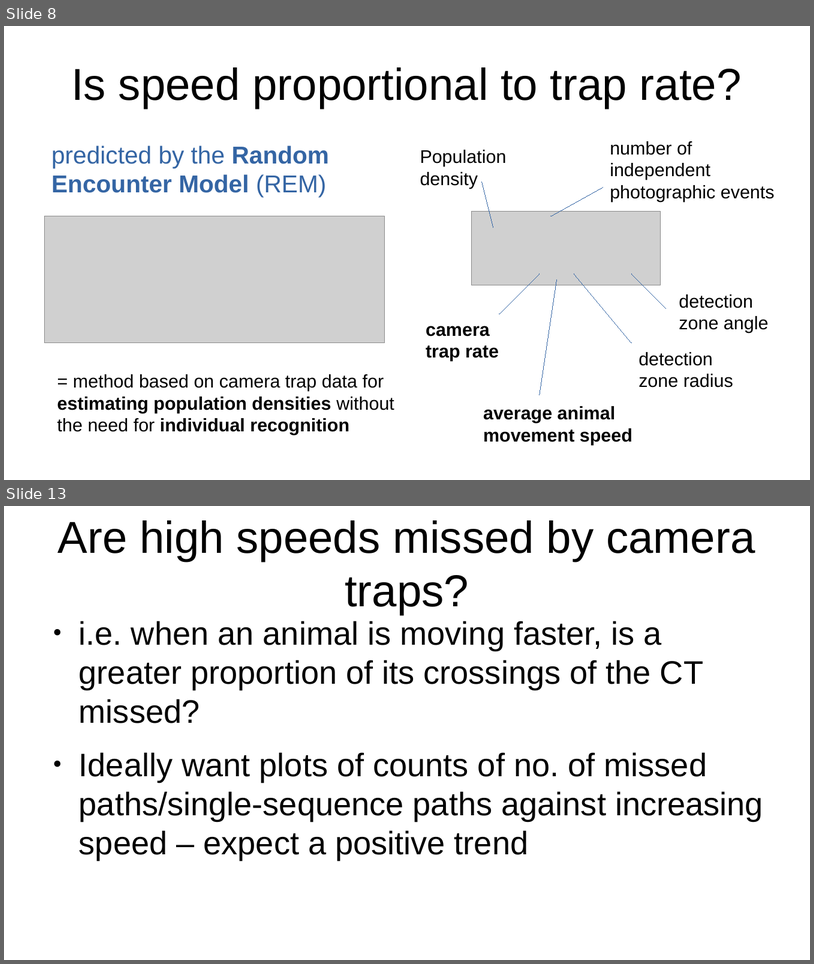
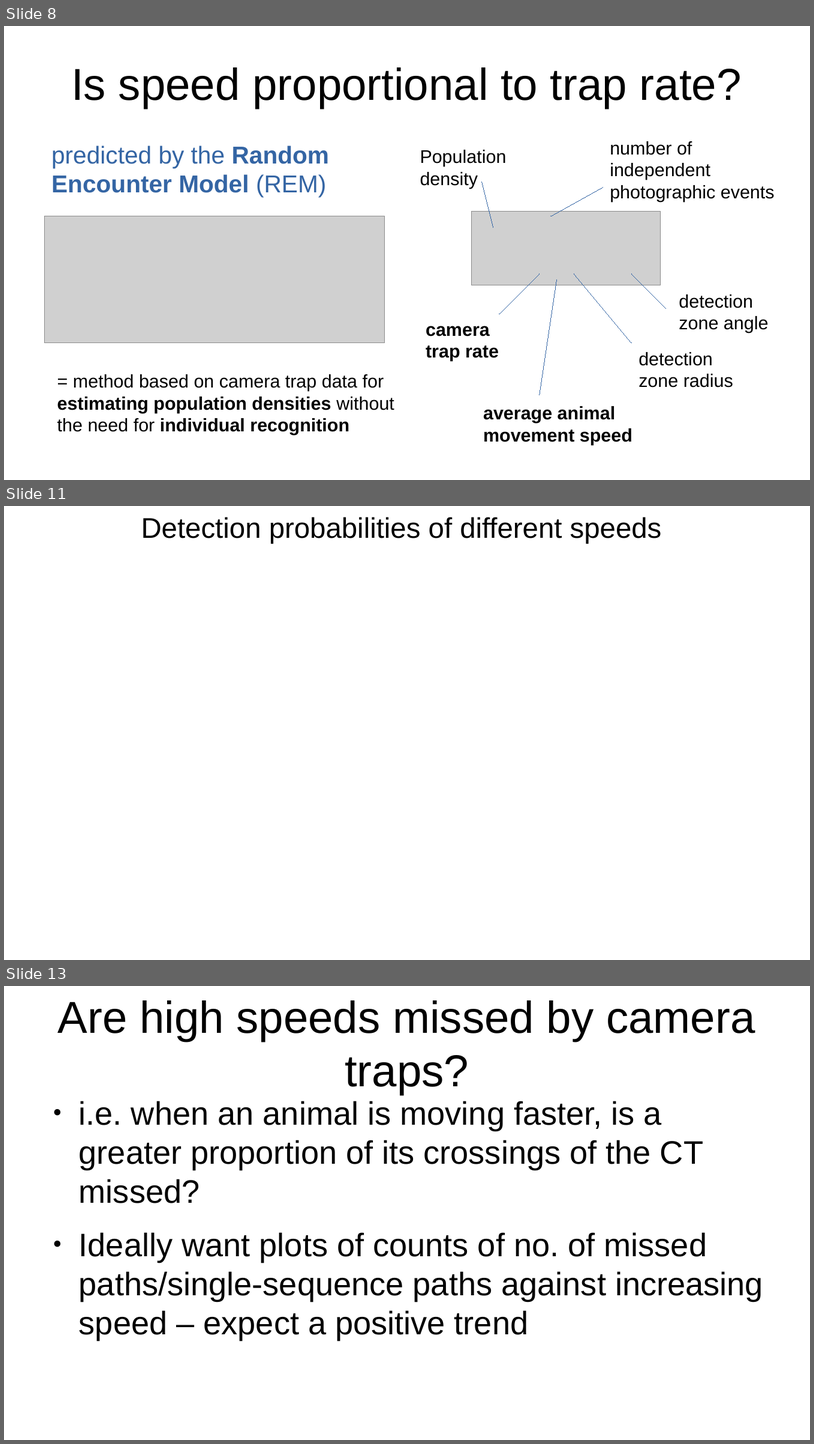
Before and after one commit to lizziebru/CamtrapSimulation, a slide deck: writeup/Camtrapsim_pres.odp. Shown one above the other, each under a label of ours: slides 8 and 13 before the commit, slides 8, 11 and 13 after it; the slides between them are not shown. The pictures are 814x964 and 814x1444 pixels, drawn with LibreOffice and Linux fonts; fonts in the diff are those of the drawing; grey boxes stand for pictures. Boxes give left, top, right and bottom in pixels: in the first picture for what was removed or moved away, otherwise in the second. Text is boxed around its words. In the diff, an @@ line names an element or a change of style, - is before the commit and + after.

```diff
--- a/writeup/Camtrapsim_pres.odp
+++ b/writeup/Camtrapsim_pres.odp
@@ slide 11 added at [4, 506, 810, 960], background #FFFFFF @@
@@ title added at [141, 517, 662, 543], 28 pt, text #000000 @@
+Detection probabilities of different speeds
```
Also in this commit, not shown: 2 slides changed, 1 other slide added, 2 slides removed, 1 other file.
